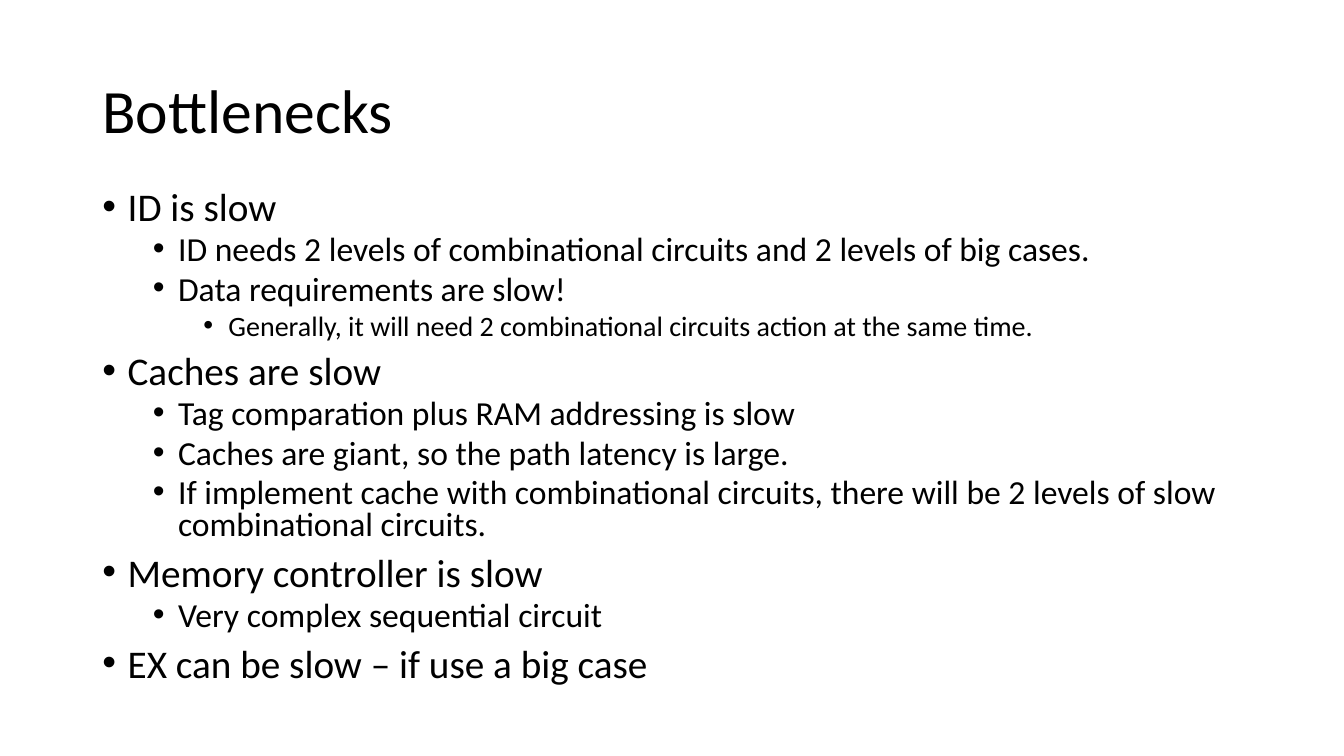
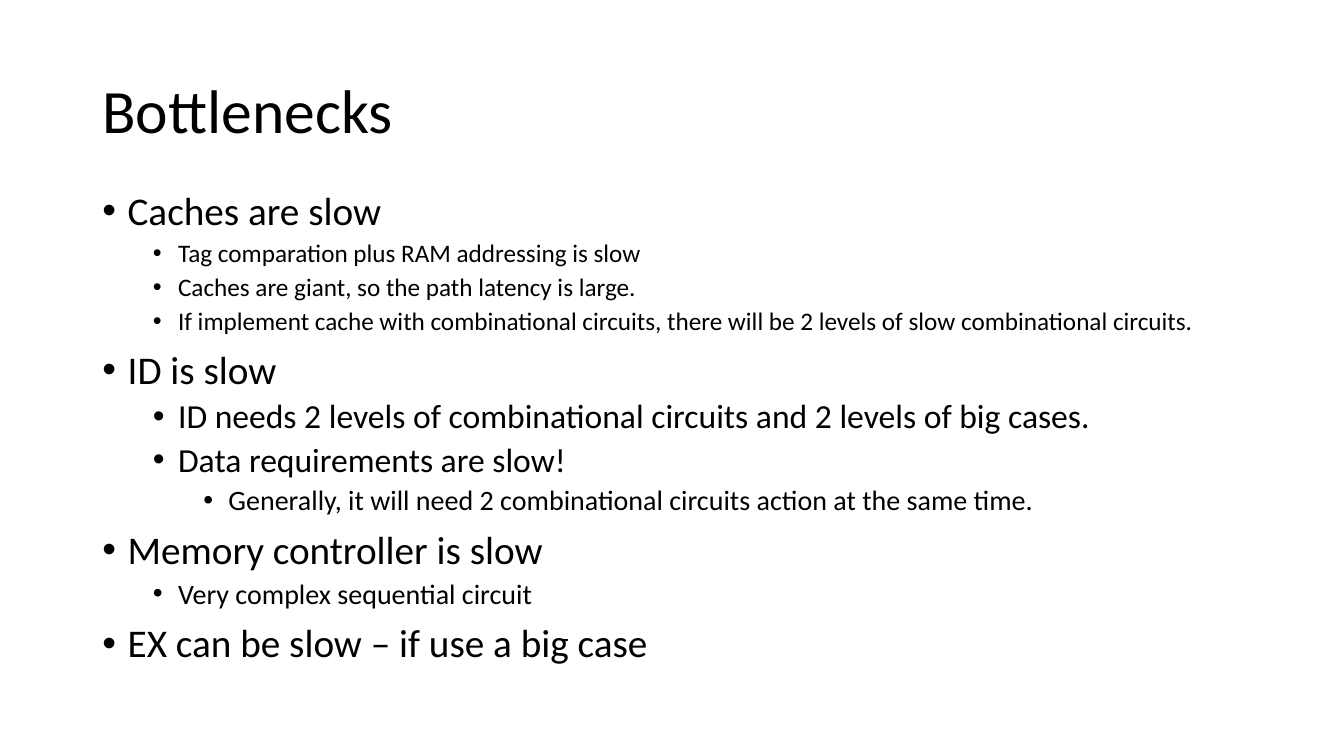
Before and after one commit to fstqwq/PipyV, a slide deck: slide 10 of arch_pre.pptx. Drawn at 1344x756 pixels with LibreOffice and Linux fonts; fonts in the diff are those of the drawing. Boxes give left, top, right and bottom in pixels: in the first picture for what was removed or moved away, otherwise in the second. Text is boxed around its words. In the diff, an @@ line names an element or a change of style, - is before the commit and + after.

Commit message:
update pre pptx

```diff
--- a/arch_pre.pptx
+++ b/arch_pre.pptx
@@ text at bbox=[128, 197, 1192, 334]: paragraphs added @@
+• Caches are slow
+  • Tag comparation plus RAM addressing is slow
+  • Caches are giant, so the path latency is large.
+  • If implement cache with combinational circuits, there will be 2 levels of slow combinational circuits.
@@ text at bbox=[128, 357, 1215, 537]: paragraphs removed @@
-• Caches are slow
-  • Tag comparation plus RAM addressing is slow
-  • Caches are giant, so the path latency is large.
-  • If implement cache with combinational circuits, there will be 2 levels of slow combinational circuits.
@@ text at bbox=[128, 356, 1089, 664]: size 24 to 20 pt in "Very complex sequential circuit"; line spacing 0.8 to 0.9 @@
```
Also in this commit, not shown: 7 other slides changed, 3 slides added.
